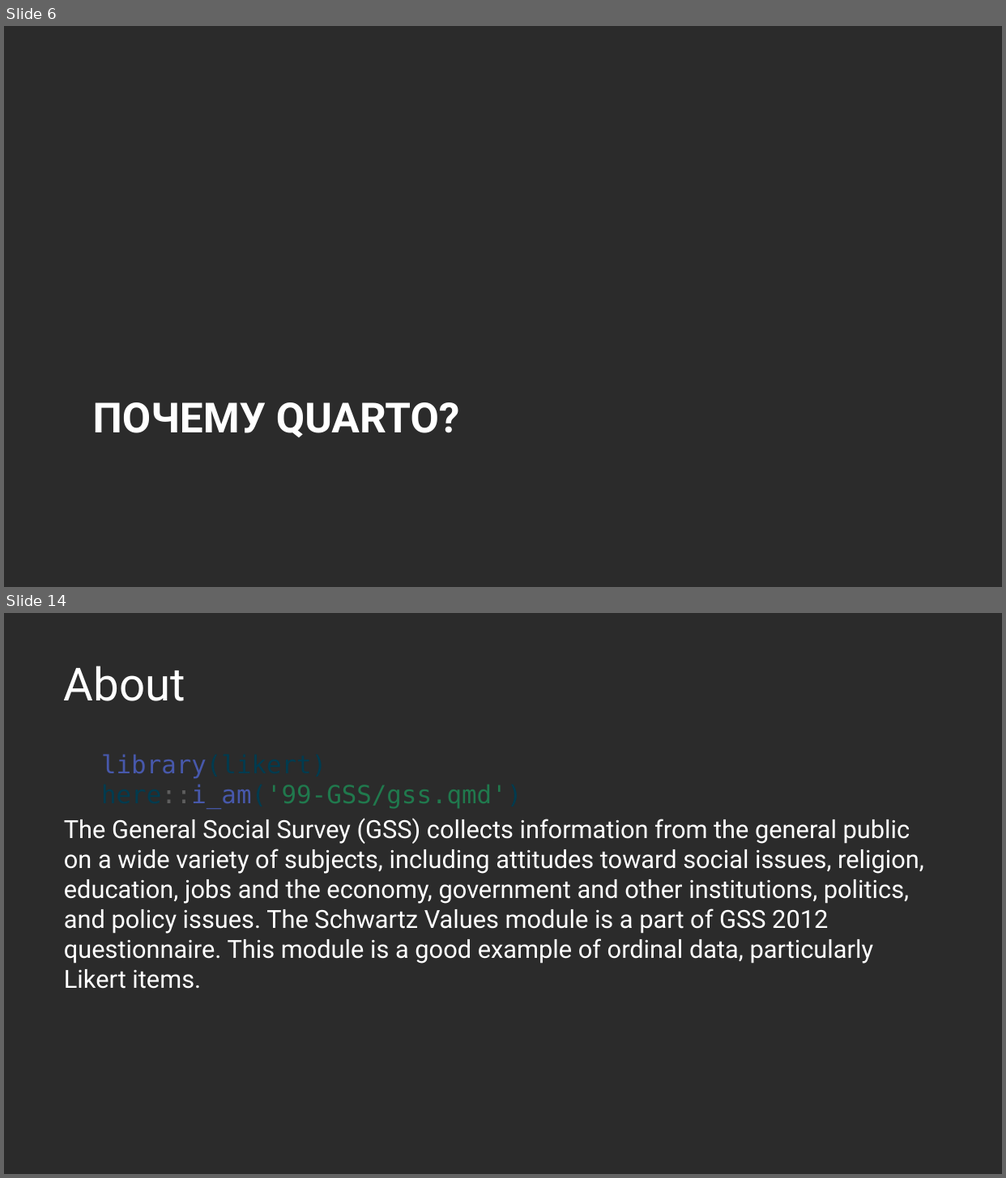
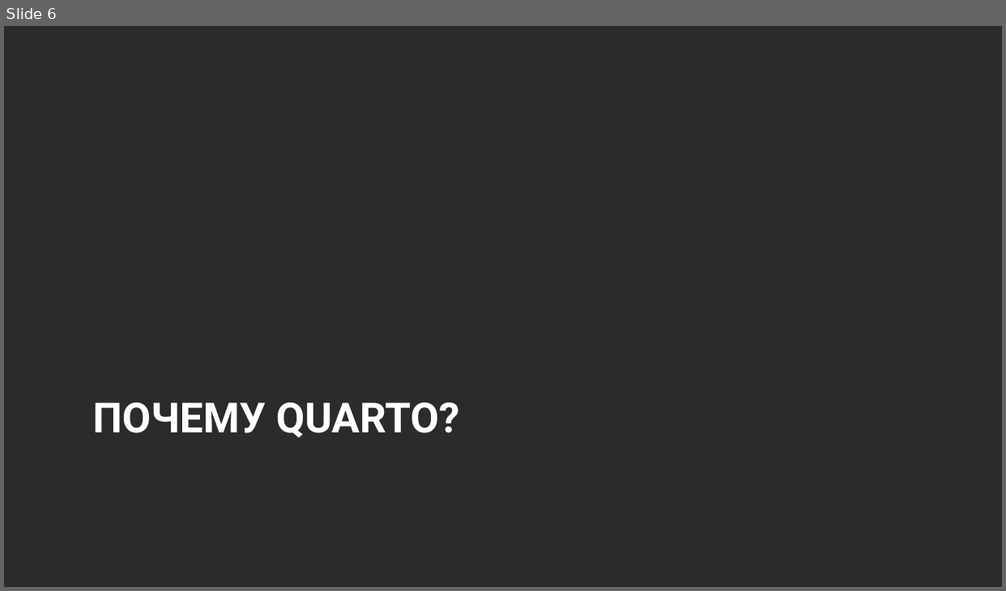
Before and after one commit to Marwolaeth/OTUS_R4DA, a slide deck: 01-Quarto/slides_draft.pptx. Shown one above the other, each under a label of ours: slides 6 and 14 before the commit, slide 6 after it; the slides between them are not shown. The pictures are 1006x1178 and 1006x591 pixels, drawn with LibreOffice and Linux fonts; fonts in the diff are those of the drawing; background and template pictures are left out; a plain dark background stands for a picture behind light text. Boxes give left, top, right and bottom in pixels: in the first picture for what was removed or moved away, otherwise in the second. Text is boxed around its words. In the diff, an @@ line names an element or a change of style, - is before the commit and + after.

Commit message:
Much better presentation (part 1)

```diff
--- a/01-Quarto/slides_draft.pptx
+++ b/01-Quarto/slides_draft.pptx
@@ slide 14 removed at [4, 613, 1002, 1174], background picture (left out) @@
@@ title removed at [64, 666, 185, 701] @@
-About
@@ text removed at [64, 754, 924, 989] @@
-library(likert)
-here::i_am('99-GSS/gss.qmd')
-The General Social Survey (GSS) collects information from the general public on a wide variety of subjects, including attitudes toward social issues, religion, education, jobs and the economy, government and other institutions, politics, and policy issues. The Schwartz Values module is a part of GSS 2012 questionnaire. This module is a good example of ordinal data, particularly Likert items.
```
Also in this commit, not shown: 14 slides changed, 3 slides added, 2 other slides removed, 3 other files.
